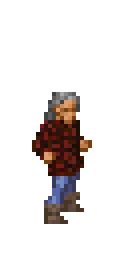
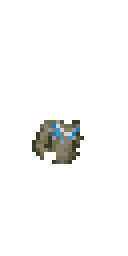
Before/after of a 128×256 layered artwork. What changed in the layer stack:
hid "boots_fur" over [44, 192, 84, 224]
added layer "sweater" above "flannel coat" over [32, 120, 84, 164]
hid group "flannel coat" (3 layers) over [32, 120, 84, 176]
hid "hair_gray_long" over [44, 92, 80, 124]
hid group "hair fro" (5 layers) over [44, 92, 80, 120]
hid group "hair_short" (7 layers) over [48, 92, 80, 120]
hid "jeans" over [44, 152, 80, 216]
hid "skin_tan" over [32, 92, 92, 224]
